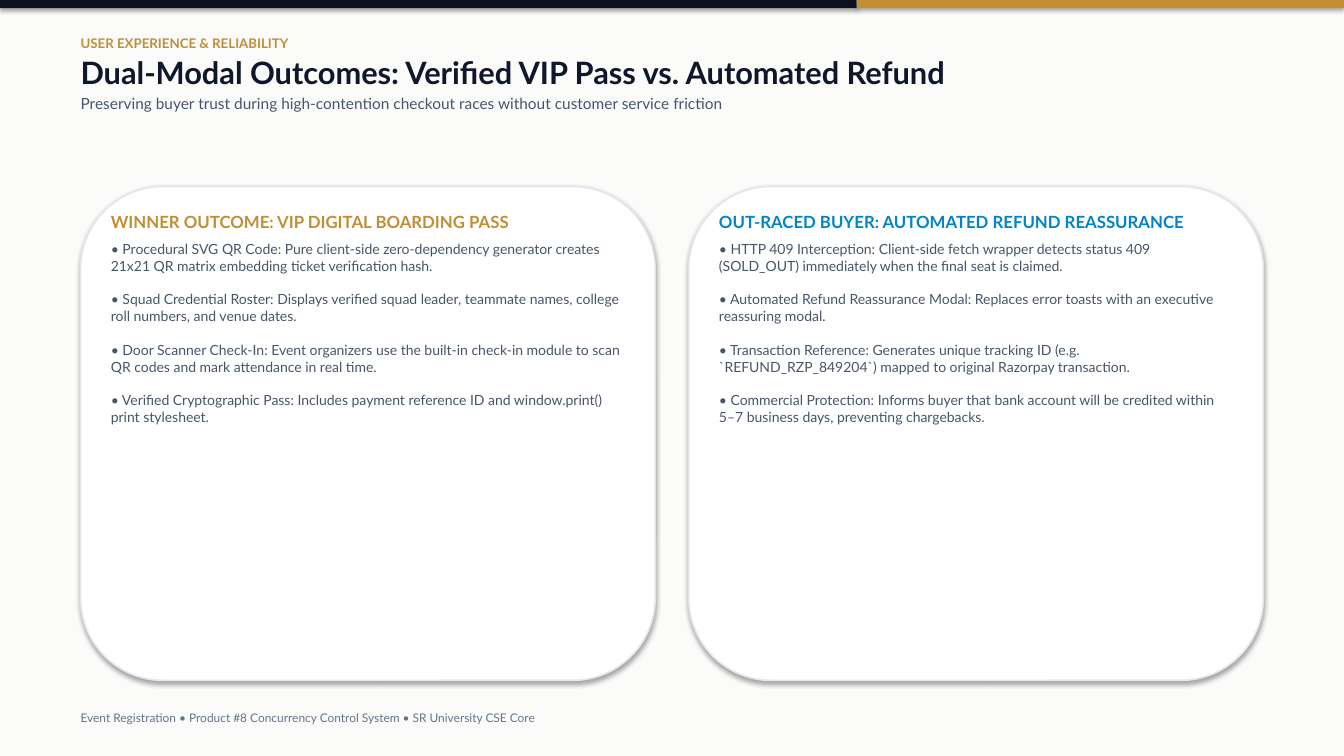
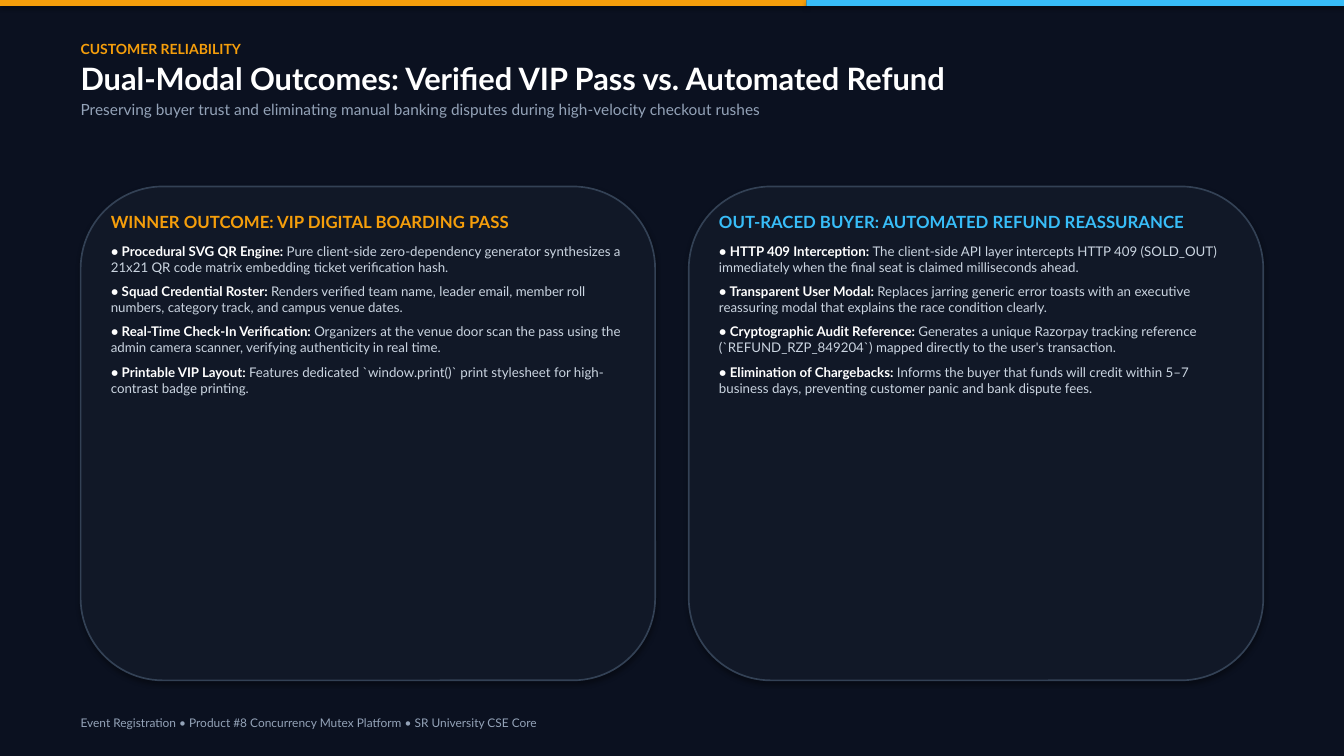
Before and after one commit to ShivaGanesh1080-ops/synnexa-os-concurrency, a slide deck: slide 8 of Event_Registration_OS_Product8_Presentation.pptx. Drawn at 1344x756 pixels with LibreOffice and Linux fonts; fonts in the diff are those of the drawing. Boxes give left, top, right and bottom in pixels: in the first picture for what was removed or moved away, otherwise in the second. Text is boxed around its words. In the diff, an @@ line names an element or a change of style, - is before the commit and + after.

Commit message:
feat(ppt): regenerate 10-slide obsidian luxury presentation deck matching web design system

```diff
--- a/Event_Registration_OS_Product8_Presentation.pptx
+++ b/Event_Registration_OS_Product8_Presentation.pptx
@@ rectangle at <box>0,0,1344,756</box>: fill #FBFBFA to #0B1120 @@
@@ rectangle: place and size @@
-rectangle at <box>0,0,857,8</box>
+rectangle at <box>0,0,807,6</box>
@@ rectangle at <box>0,0,807,6</box>: fill #0B1120 to #F59E0B @@
@@ rectangle: place and size @@
-rectangle at <box>857,0,1344,8</box>
+rectangle at <box>807,0,1344,6</box>
@@ rectangle at <box>807,0,1344,6</box>: fill #C28E35 to #38BDF8 @@
@@ text at <box>81,43,241,54</box>: text changed; size 9.5 to 10 pt; text colour #C28E35 to #F59E0B @@
-USER EXPERIENCE & RELIABILITY
+CUSTOMER RELIABILITY
@@ text at <box>81,67,945,91</box>: text colour #0F172A to #FFFFFF in "Dual-Modal Outcomes: Verified VIP Pass vs. Automated ..." @@
@@ text at <box>81,103,760,118</box>: text changed; text colour #475569 to #94A3B8 @@
-Preserving buyer trust during high-contention checkout races without customer service friction
+Preserving buyer trust and eliminating manual banking disputes during high-velocity checkout rushes
@@ rounded rectangle at <box>81,187,655,681</box>: fill #FFFFFF to #111827; outline #E2E8F0 1.2 pt to #334155 1.2 pt @@
@@ rounded rectangle at <box>689,187,1263,681</box>: fill #FFFFFF to #111827; outline #E2E8F0 1.2 pt to #334155 1.2 pt @@
@@ text at <box>111,215,509,228</box>: text colour #C28E35 to #F59E0B in "WINNER OUTCOME: VIP DIGITAL BOARDING PASS"; more space between paragraphs @@
@@ text at <box>719,215,1184,228</box>: text colour #0284C7 to #38BDF8 in "OUT-RACED BUYER: AUTOMATED REFUND REASSURANCE"; more space between paragraphs @@
@@ text at <box>111,246,621,396</box>: text changed; size 10 to 9.5 pt; text colour #475569 to #CBD5E1 @@
-• Procedural SVG QR Code: Pure client-side zero-dependency generator creates 21x21 QR matrix embedding ticket verification hash.
-• Squad Credential Roster: Displays verified squad leader, teammate names, college roll numbers, and venue dates.
-• Door Scanner Check-In: Event organizers use the built-in check-in module to scan QR codes and mark attendance in real time.
-• Verified Cryptographic Pass: Includes payment reference ID and window.print() print stylesheet.
+• Procedural SVG QR Engine: Pure client-side zero-dependency generator synthesizes a 21x21 QR code matrix embedding ticket verification hash.
+• Squad Credential Roster: Renders verified team name, leader email, member roll numbers, category track, and campus venue dates.
+• Real-Time Check-In Verification: Organizers at the venue door scan the pass using the admin camera scanner, verifying authenticity in real time.
+• Printable VIP Layout: Features dedicated `window.print()` print stylesheet for high-contrast badge printing.
@@ text at <box>719,246,1217,396</box>: text changed; size 10 to 9.5 pt; text colour #475569 to #CBD5E1 @@
-• HTTP 409 Interception: Client-side fetch wrapper detects status 409 (SOLD_OUT) immediately when the final seat is claimed.
-• Automated Refund Reassurance Modal: Replaces error toasts with an executive reassuring modal.
-• Transaction Reference: Generates unique tracking ID (e.g. `REFUND_RZP_849204`) mapped to original Razorpay transaction.
-• Commercial Protection: Informs buyer that bank account will be credited within 5–7 business days, preventing chargebacks.
+• HTTP 409 Interception: The client-side API layer intercepts HTTP 409 (SOLD_OUT) immediately when the final seat is claimed milliseconds ahead.
+• Transparent User Modal: Replaces jarring generic error toasts with an executive reassuring modal that explains the race condition clearly.
+• Cryptographic Audit Reference: Generates a unique Razorpay tracking reference (`REFUND_RZP_849204`) mapped directly to the user's transaction.
+• Elimination of Chargebacks: Informs the buyer that funds will credit within 5–7 business days, preventing customer panic and bank dispute fees.
@@ text at <box>81,718,537,729</box>: text changed; text colour #64748B to #94A3B8 @@
-Event Registration • Product #8 Concurrency Control System • SR University CSE Core
+Event Registration • Product #8 Concurrency Mutex Platform • SR University CSE Core
```
Also in this commit, not shown: 8 other slides changed, 1 slide added, 1 slide removed, 10 other files.
